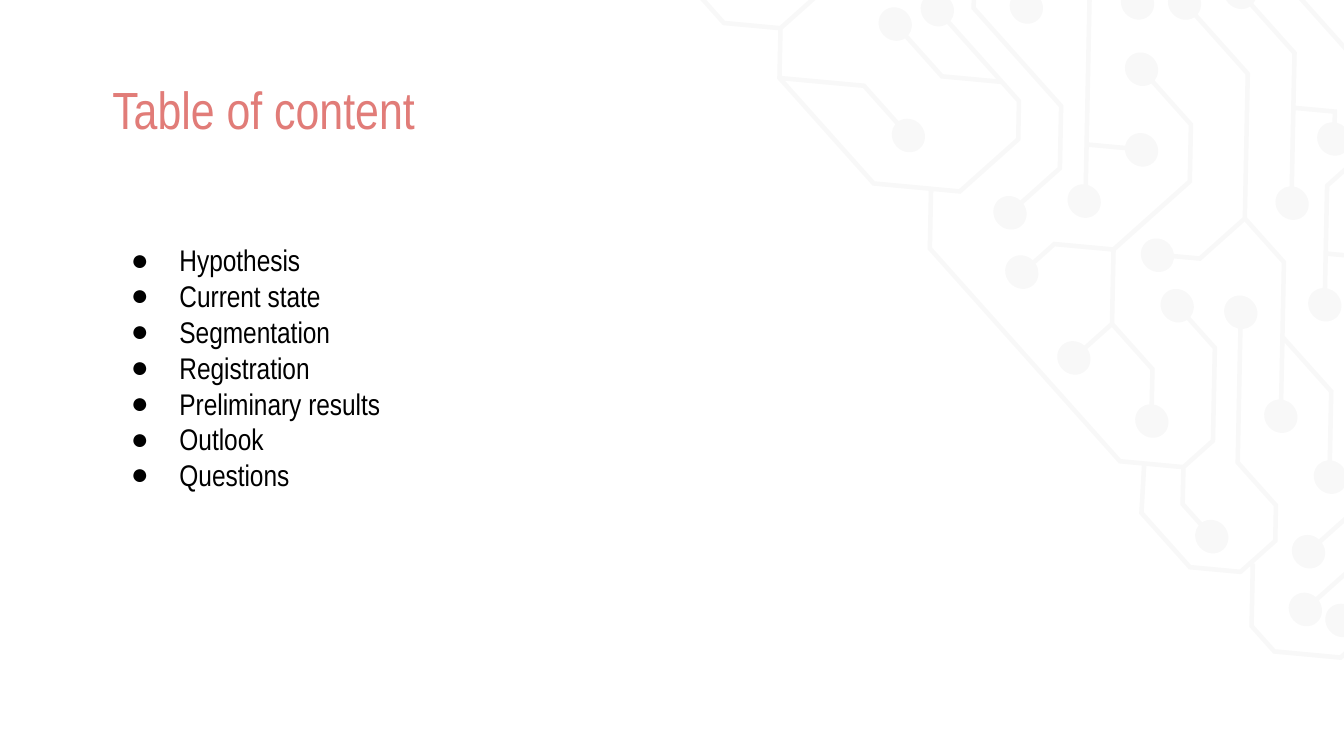
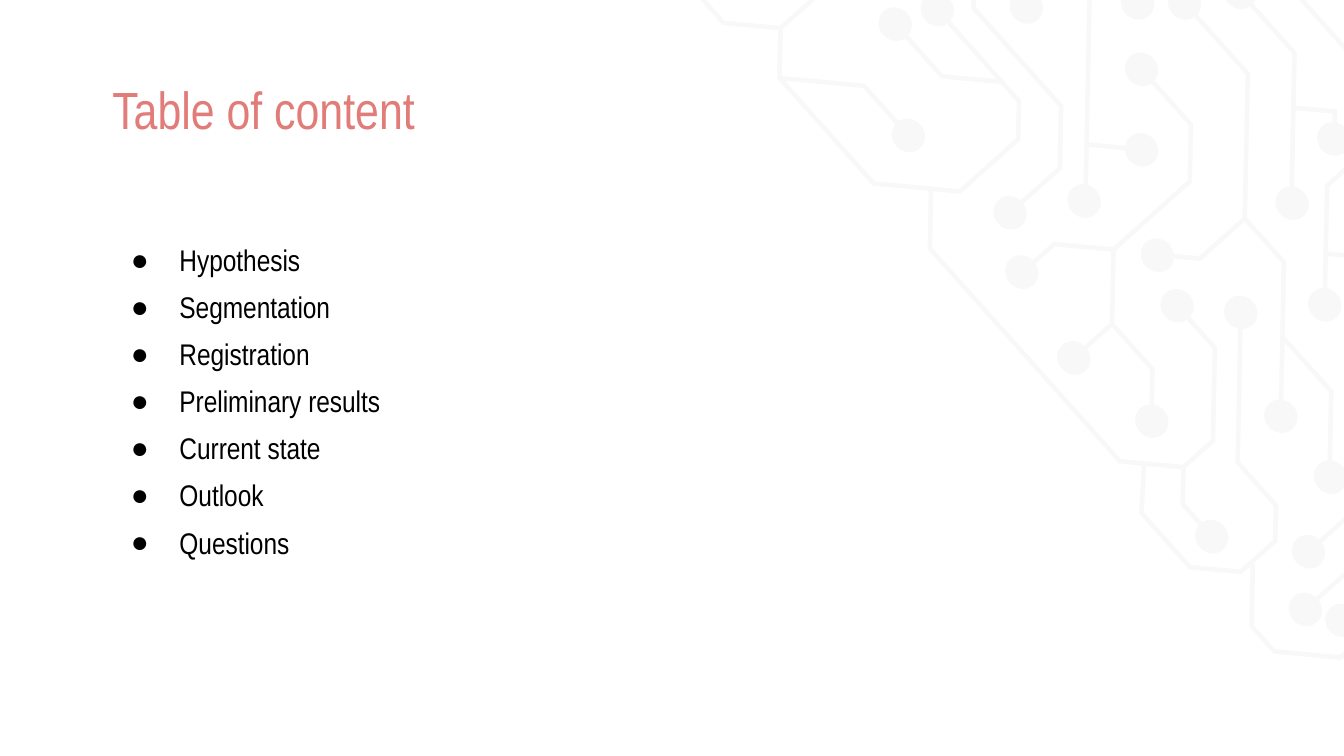
Before and after one commit to uro1012/MIALab, a slide deck: slide 2 of presentation/Presentation_valerioMollet.pptx. Drawn at 1344x756 pixels with LibreOffice and Linux fonts; fonts in the diff are those of the drawing. Boxes give left, top, right and bottom in pixels: in the first picture for what was removed or moved away, otherwise in the second. Text is boxed around its words. In the diff, an @@ line names an element or a change of style, - is before the commit and + after.

```diff
--- a/presentation/Presentation_valerioMollet.pptx
+++ b/presentation/Presentation_valerioMollet.pptx
@@ text at [179, 249, 380, 560]: more space between paragraphs @@
@@ text at [179, 286, 321, 308]: paragraph removed @@
-● Current state
@@ text at [179, 438, 321, 460]: paragraph added @@
+● Current state
```
Also in this commit, not shown: 8 other slides changed, 1 other file.
